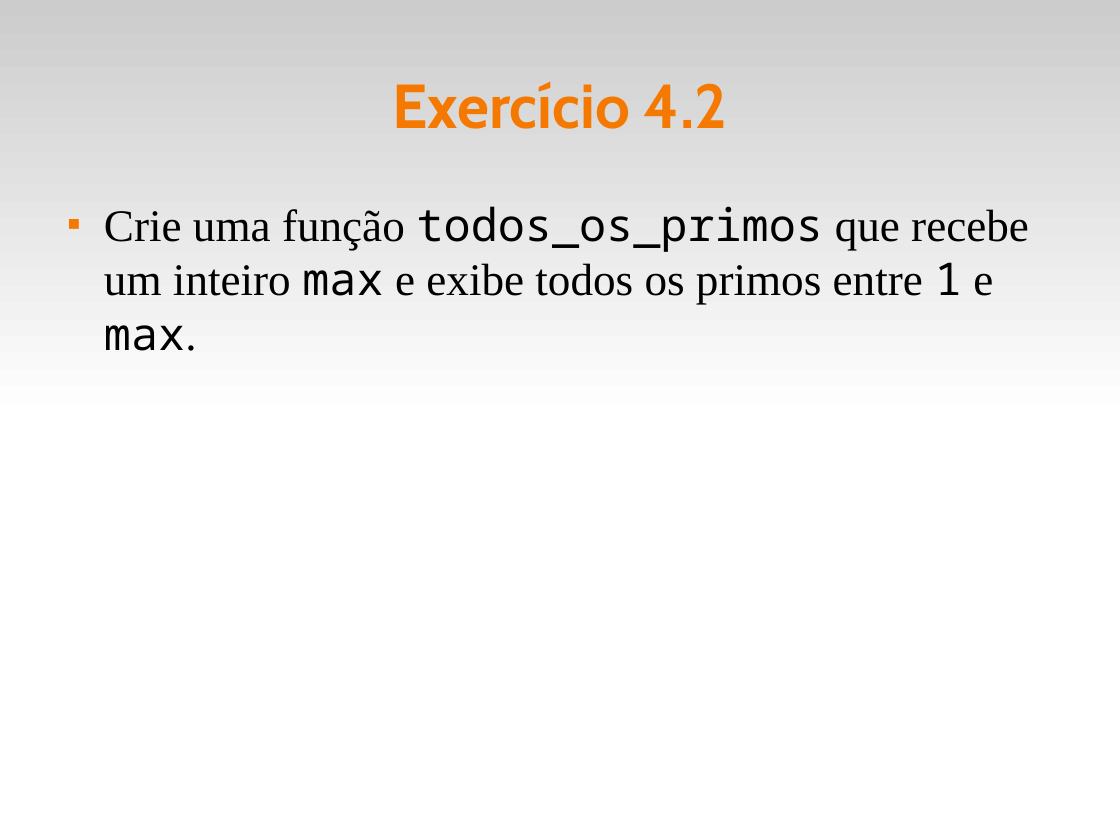
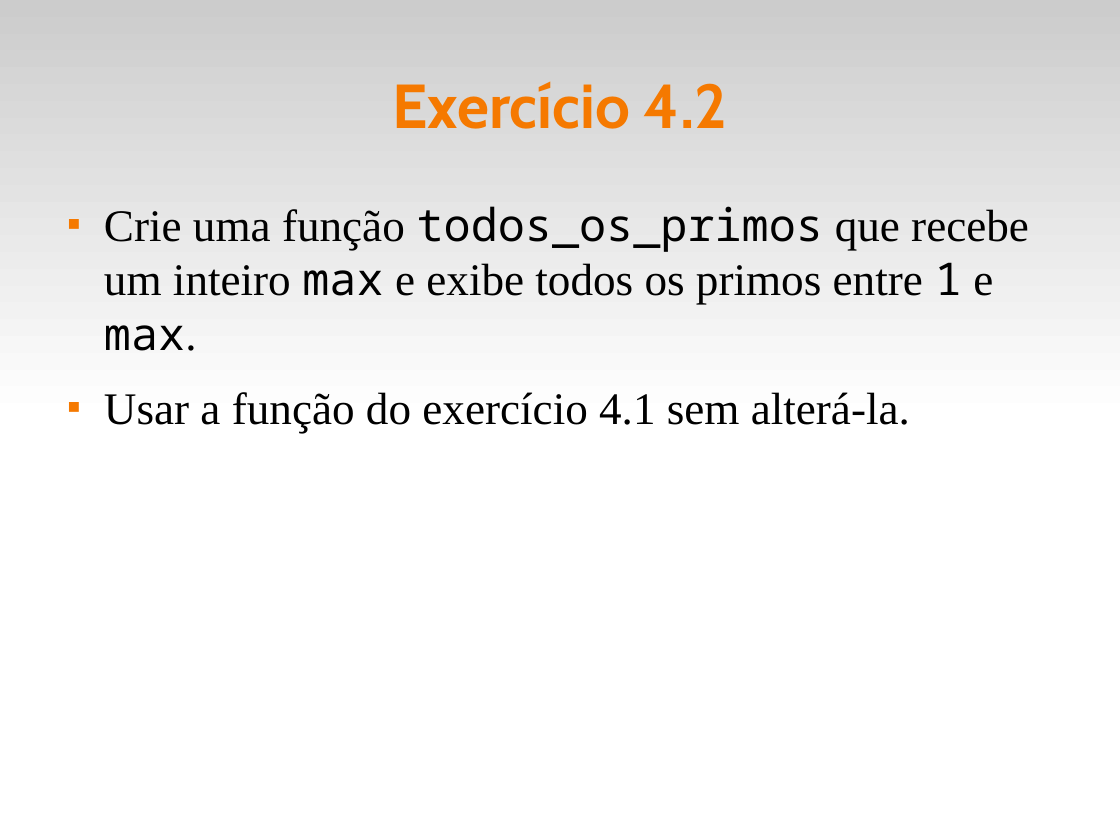
Before and after one commit to fsantanna-uerj/LP1, a slide deck: slide 8 of Slides/lp1-04-funcoes.odp. Drawn at 1120x840 pixels with LibreOffice and Linux fonts; fonts in the diff are those of the drawing. Boxes give left, top, right and bottom in pixels: in the first picture for what was removed or moved away, otherwise in the second. Text is boxed around its words. In the diff, an @@ line names an element or a change of style, - is before the commit and + after.

```diff
--- a/Slides/lp1-04-funcoes.odp
+++ b/Slides/lp1-04-funcoes.odp
@@ text at (104,392,910,433): paragraph added @@
+■ Usar a função do exercício 4.1 sem alterá-la.
```
Also in this commit, not shown: 6 other files.
